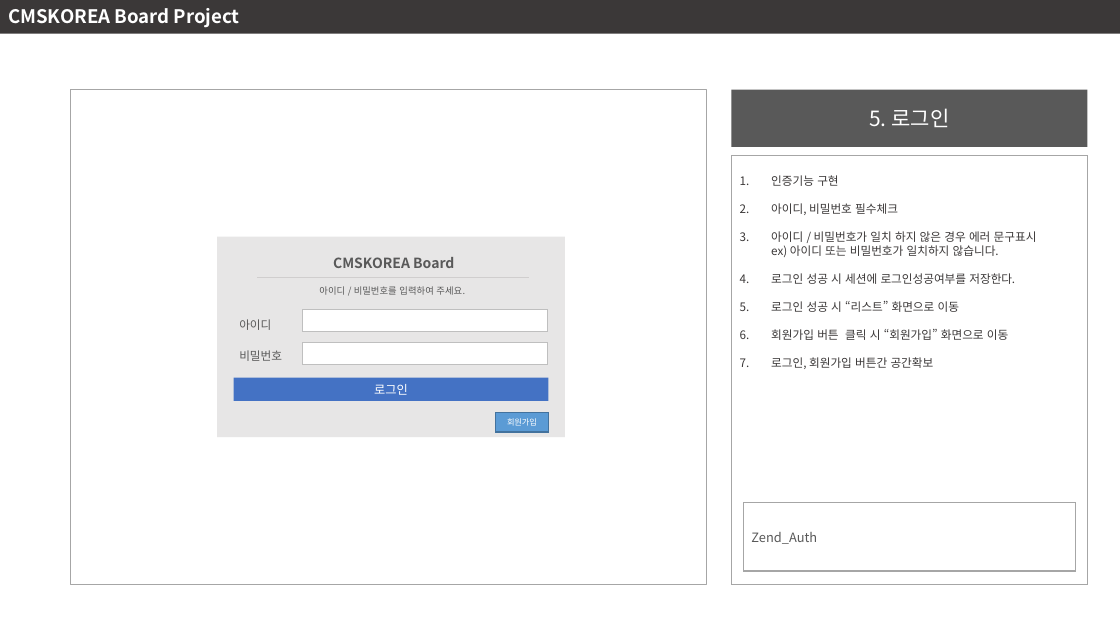
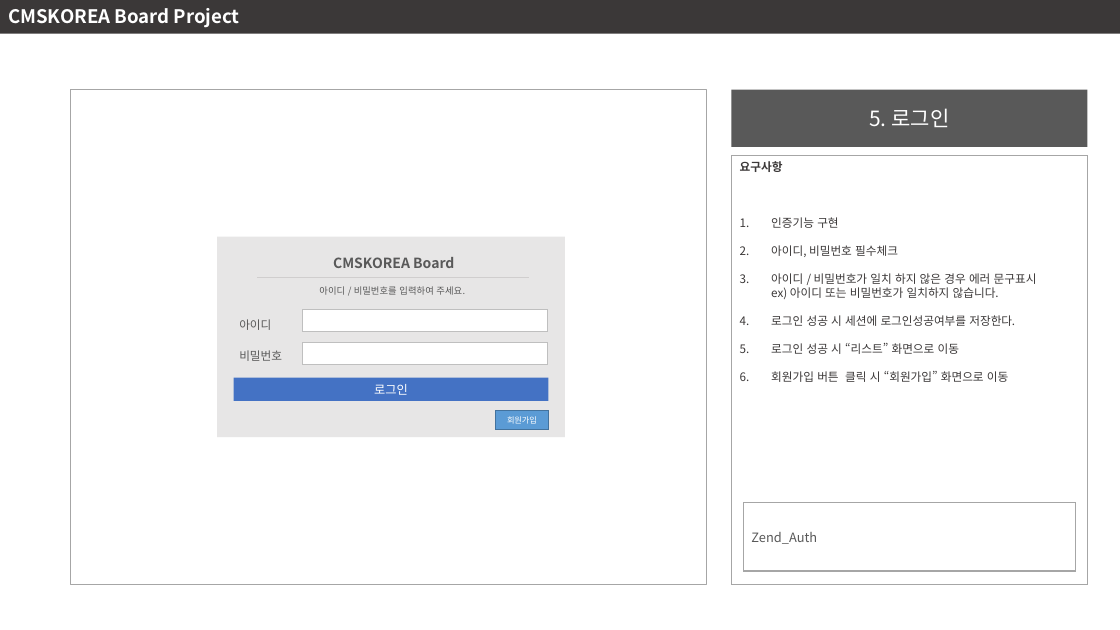
Before and after one commit to jinwon-cmskorea/cmskorea_board_class, a slide deck: slide 1 of documents/신입프로젝트_게시판_수정.pptx. Drawn at 1120x630 pixels with LibreOffice and Linux fonts; fonts in the diff are those of the drawing. Boxes give left, top, right and bottom in pixels: in the first picture for what was removed or moved away, otherwise in the second. Text is boxed around its words. In the diff, an @@ line names an element or a change of style, - is before the commit and + after.

```diff
--- a/documents/신입프로젝트_게시판_수정.pptx
+++ b/documents/신입프로젝트_게시판_수정.pptx
@@ text in rectangle at (x1=740, y1=161, x2=783, y2=172): paragraph added @@
+요구사항
@@ text in rectangle at (x1=771, y1=357, x2=934, y2=369): paragraph removed @@
-7. 로그인, 회원가입 버튼간 공간확보
```
Also in this commit, not shown: 6 other slides changed, 11 other files.
